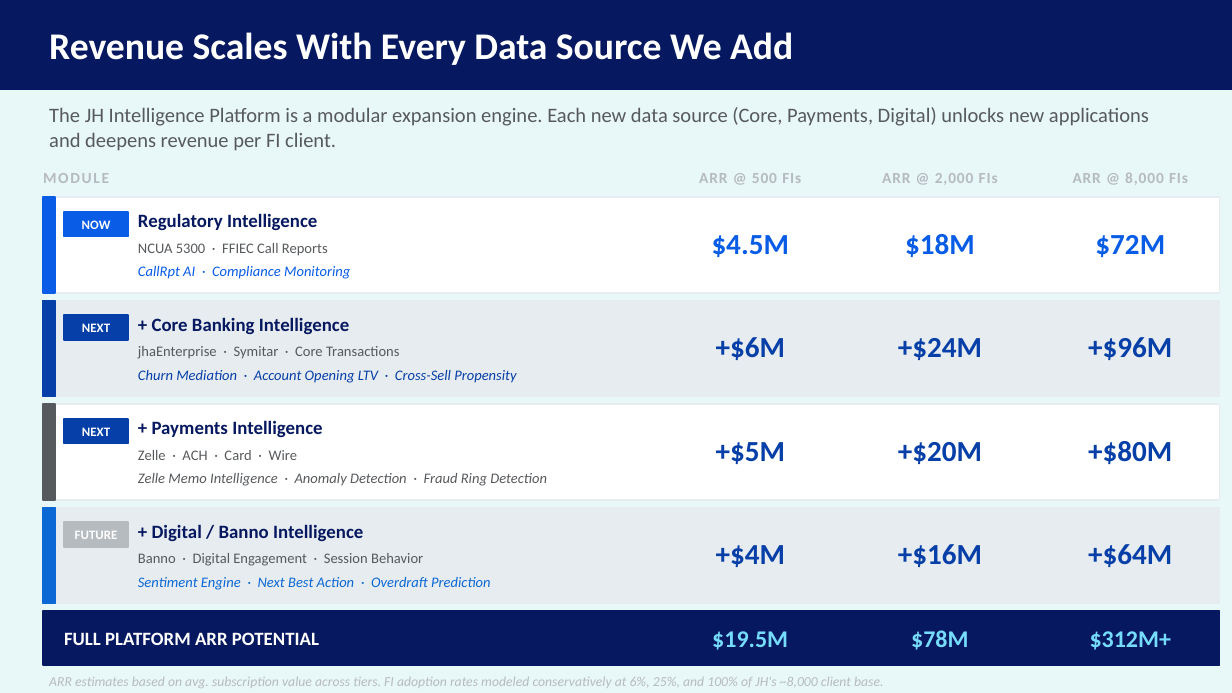
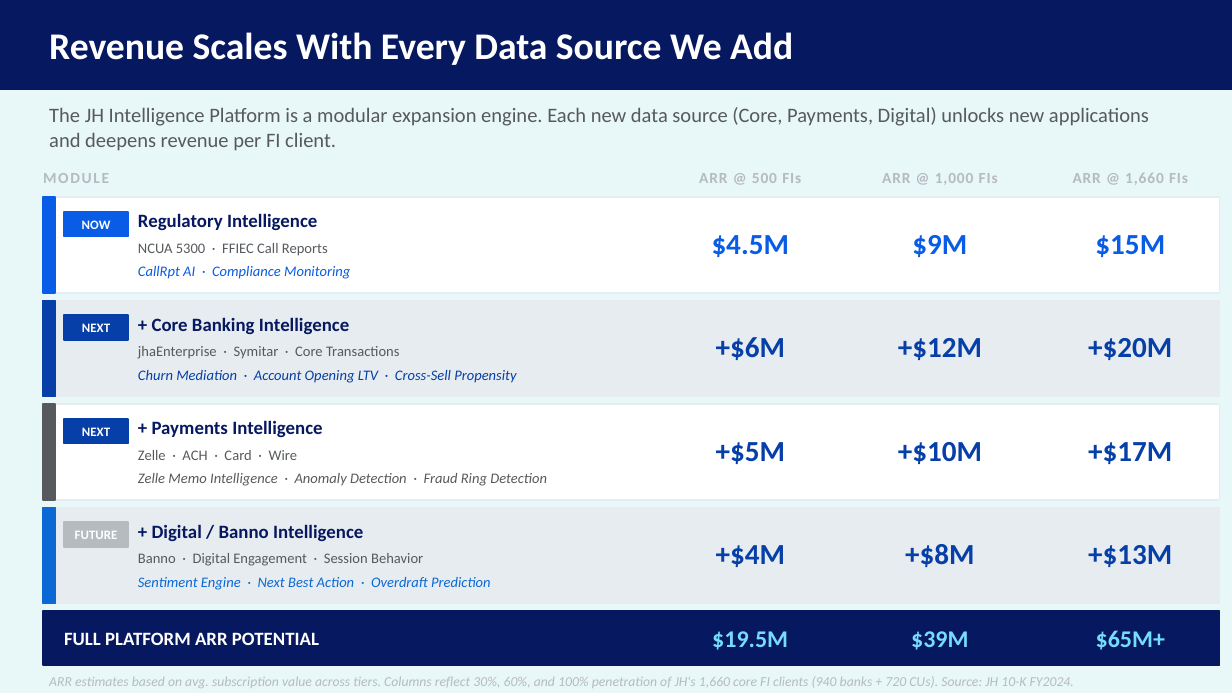
Before and after one commit to MonkeyWrenchGang/jhai_presentations, a slide deck: slide 14 of JH_DS_Strategy_JHBI.pptx (slide 13 before the commit). Drawn at 1232x693 pixels with LibreOffice and Linux fonts; fonts in the diff are those of the drawing. Boxes give left, top, right and bottom in pixels: in the first picture for what was removed or moved away, otherwise in the second. Text is boxed around its words. In the diff, an @@ line names an element or a change of style, - is before the commit and + after.

```diff
--- a/JH_DS_Strategy_JHBI.pptx
+++ b/JH_DS_Strategy_JHBI.pptx
@@ text at <box>882,173,998,184</box>: text changed @@
-ARR @ 2,000 FIs
+ARR @ 1,000 FIs
@@ text at <box>1073,173,1188,185</box>: text changed @@
-ARR @ 8,000 FIs
+ARR @ 1,660 FIs
@@ text at <box>912,235,967,257</box>: text changed @@
-$18M
+$9M
@@ text at <box>1095,235,1165,257</box>: text changed @@
-$72M
+$15M
@@ text at <box>898,338,982,360</box>: text changed @@
-+$24M
++$12M
@@ text at <box>1088,338,1172,360</box>: text changed @@
-+$96M
++$20M
@@ text at <box>898,442,982,464</box>: text changed @@
-+$20M
++$10M
@@ text at <box>1088,442,1172,464</box>: text changed @@
-+$80M
++$17M
@@ text at <box>905,544,974,567</box>: text changed @@
-+$16M
++$8M
@@ text at <box>1088,545,1172,567</box>: text changed @@
-+$64M
++$13M
@@ text at <box>911,631,968,650</box>: text changed @@
-$78M
+$39M
@@ text at <box>1096,630,1165,650</box>: text changed @@
-$312M+
+$65M+
@@ text at <box>49,676,1074,688</box>: text changed @@
-ARR estimates based on avg. subscription value across tiers. FI adoption rates modeled conservatively at 6%, 25%, and 100% of JH's ~8,000 client base.
+ARR estimates based on avg. subscription value across tiers. Columns reflect 30%, 60%, and 100% penetration of JH's 1,660 core FI clients (940 banks + 720 CUs). Source: JH 10-K FY2024.
```
Also in this commit, not shown: 2 other slides changed, 2 slides added.
